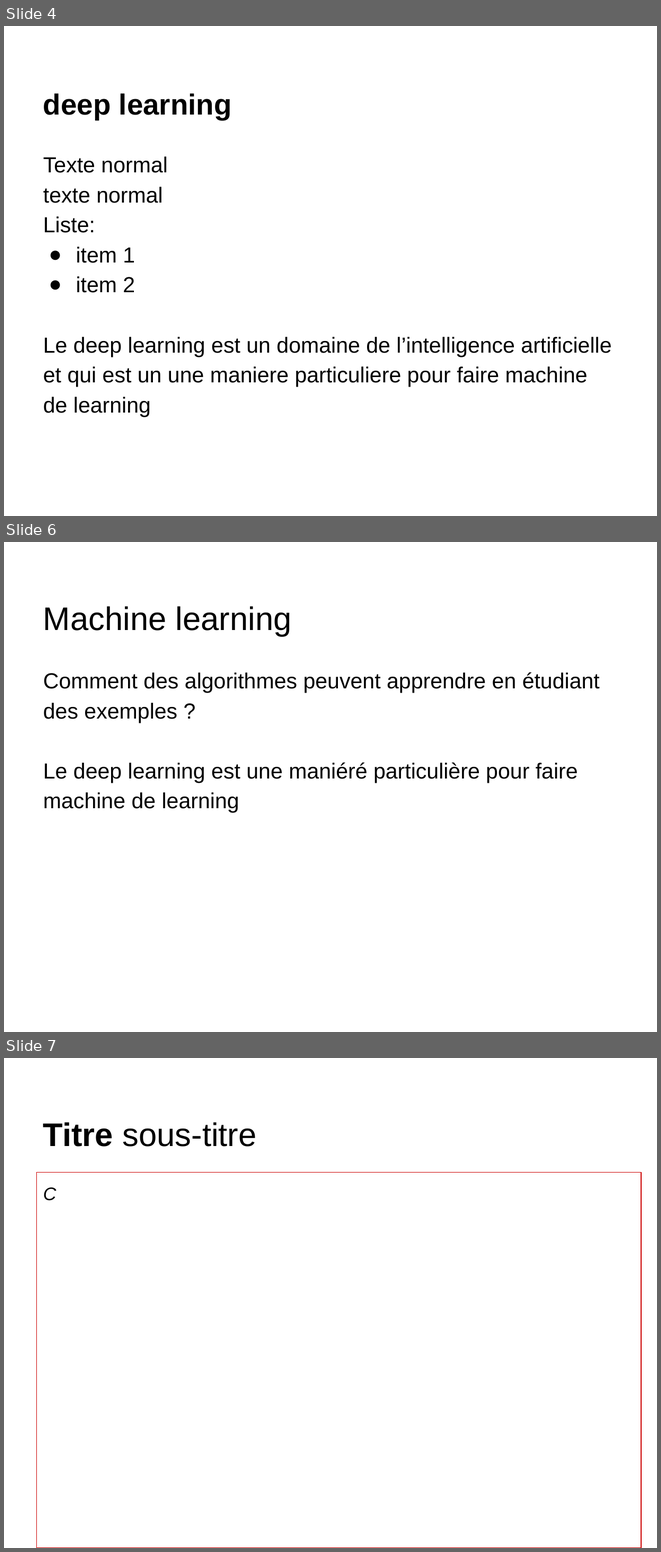
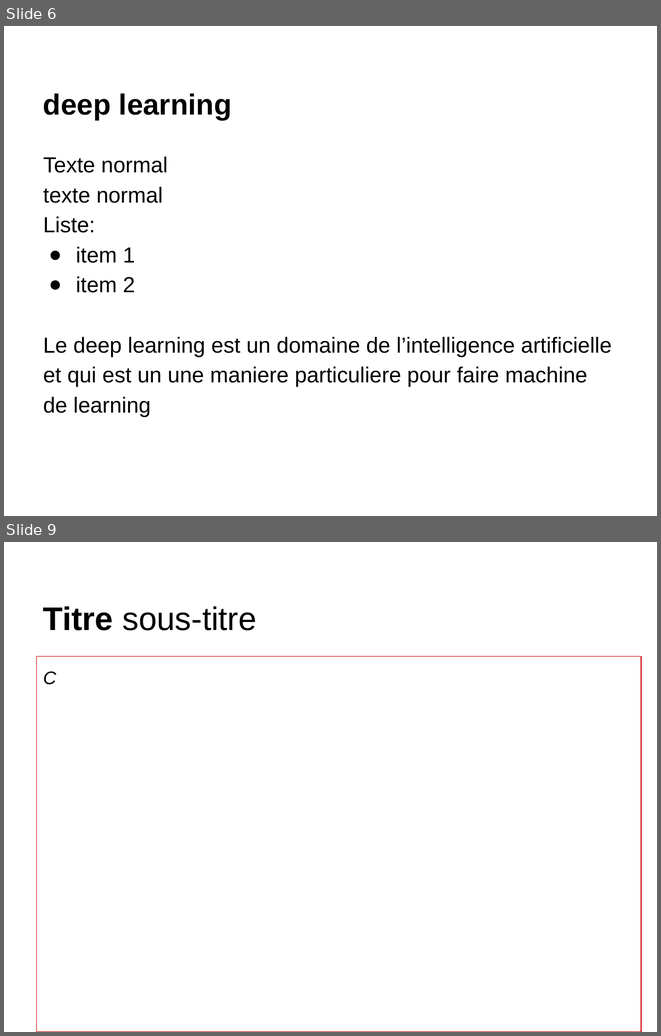
Before and after one commit to chihebguelmami2017/GL_DL, a slide deck: PresentationTemplatef.odp. Shown one above the other, each under a label of ours: slides 4, 6 and 7 before the commit, slides 6 and 9 after it; the slides between them are not shown. The pictures are 661x1552 and 661x1036 pixels, drawn with LibreOffice and Linux fonts; fonts in the diff are those of the drawing. Boxes give left, top, right and bottom in pixels: in the first picture for what was removed or moved away, otherwise in the second. Text is boxed around its words. In the diff, an @@ line names an element or a change of style, - is before the commit and + after.

```diff
--- a/PresentationTemplatef.odp
+++ b/PresentationTemplatef.odp
@@ slide 6 removed at (4, 542, 657, 1032), background #FFFFFF @@
@@ title removed at (43, 606, 292, 636) @@
-Machine learning
@@ text removed at (43, 672, 600, 813) @@
-Comment des algorithmes peuvent apprendre en étudiant des exemples ?
-Le deep learning est une maniéré particulière pour faire machine de learning
@@ what was slide 4 is now slide 6 @@
@@ what was slide 7 is now slide 9 @@
```
Also in this commit, not shown: 1 slide changed, 3 slides added.
